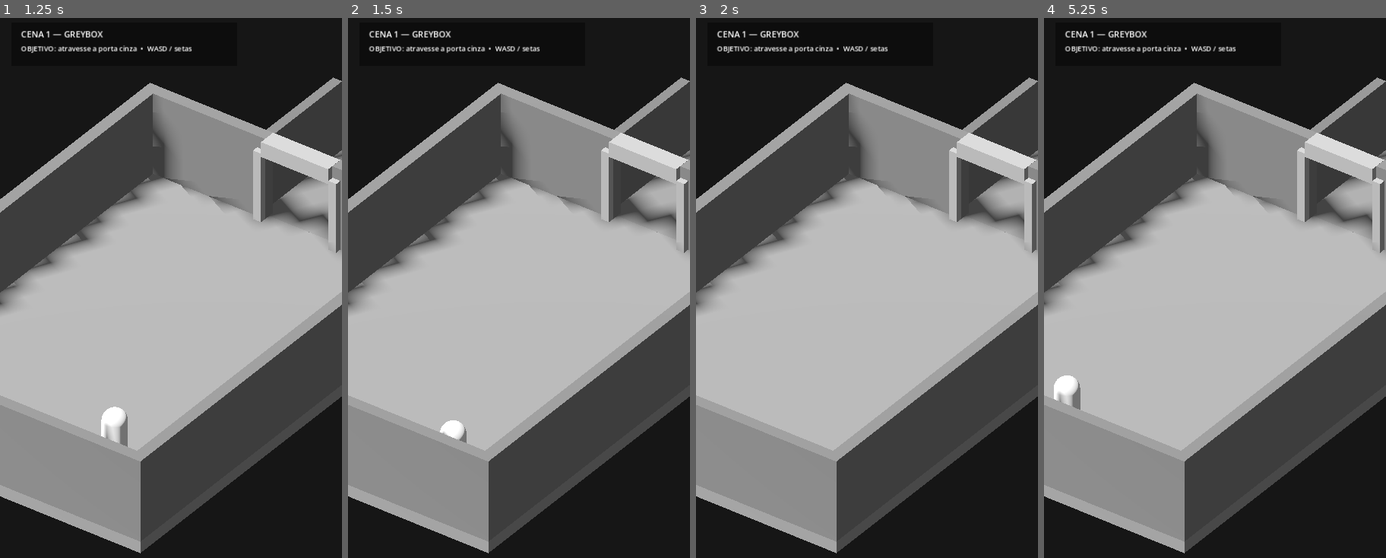
Above: before the commit, frames 1-4 (left to right).
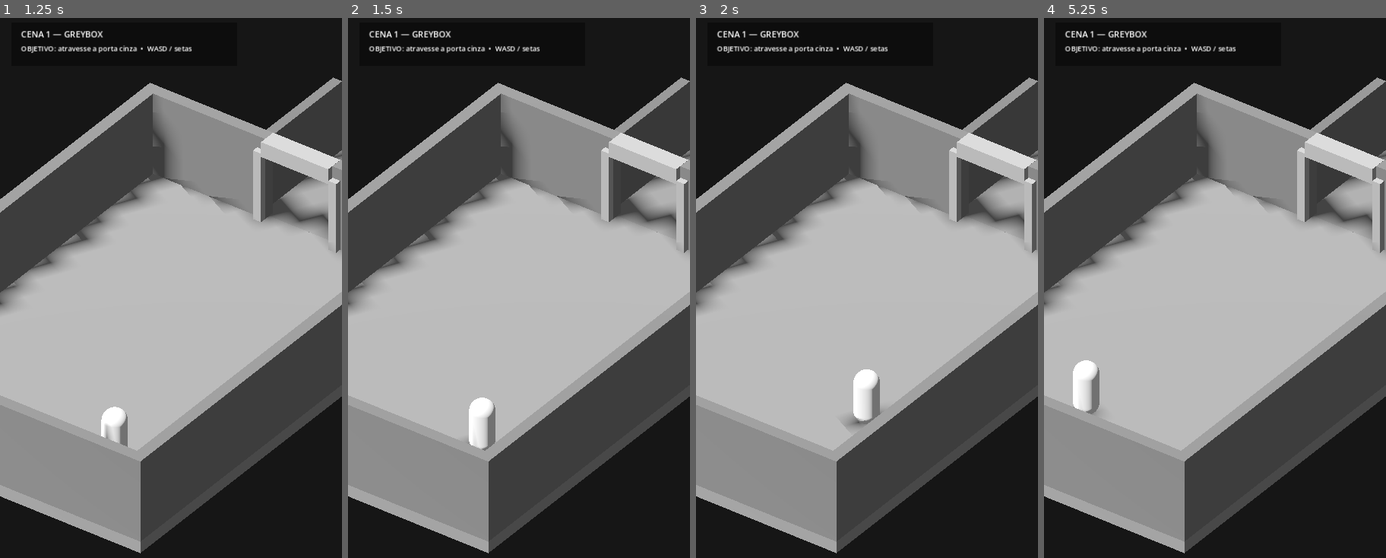
Above: after the commit, the same moments.

Repository: Surgaj/Protocol-Zero
Game: Godot game, scene res://scenes/vertical_slice/scene_01_greybox.tscn
Same seed, same stepped clock (60 frames per second), same inputs: the game is played once before the commit and once after it.
Inputs:
- Up to frame 1 (1.25 s): tap Enter at 0.5 s; hold D (move_right) from 0.53 s (still down)
- Up to frame 2 (1.5 s): release D (move_right) at 1.28 s; hold S (move_back) from 1.28 s (still down)
- Up to frame 3 (2 s): keep holding S (move_back)
- Up to frame 4 (5.25 s): release S (move_back) at 2.03 s; hold D (move_right) 2.03-2.78 s; tap Space at 2.75 s; hold W (move_forward) 2.78-3.53 s; tap Enter at 3.5 s; hold A (move_left) 3.53-5.03 s; hold S (move_back) from 5.03 s (still down)

Frame 1 is identical in both runs. In frame 2, 0.8% of the frame differs, in the area x 26-44%, y 70-81%; in frame 3, 0.7%; in frame 4, 0.8%, in the area x 2-17%, y 63-74%.

Commit message:
Use camera-relative movement actions

Diff:
--- a/godot/scripts/vertical_slice/player_capsule.gd
+++ b/godot/scripts/vertical_slice/player_capsule.gd
@@ -7,21 +7,20 @@
 @export var turn_speed: float = 10.0
 
 var gravity: float = ProjectSettings.get_setting("physics/3d/default_gravity")
+var movement_camera: Camera3D
+
+func set_movement_camera(camera: Camera3D) -> void:
+	movement_camera = camera
 
 func _physics_process(delta: float) -> void:
-	var input_vec := Vector2.ZERO
+	var input_vec := Input.get_vector(
+		"move_left",
+		"move_right",
+		"move_forward",
+		"move_back"
+	)
 
-	if Input.is_key_pressed(KEY_A) or Input.is_key_pressed(KEY_LEFT):
-		input_vec.x -= 1.0
-	if Input.is_key_pressed(KEY_D) or Input.is_key_pressed(KEY_RIGHT):
-		input_vec.x += 1.0
-	if Input.is_key_pressed(KEY_W) or Input.is_key_pressed(KEY_UP):
-		input_vec.y -= 1.0
-	if Input.is_key_pressed(KEY_S) or Input.is_key_pressed(KEY_DOWN):
-		input_vec.y += 1.0
-
-	input_vec = input_vec.normalized()
-	var direction := Vector3(input_vec.x, 0.0, input_vec.y)
+	var direction := _camera_relative(input_vec)
 
 	velocity.x = direction.x * move_speed
 	velocity.z = direction.z * move_speed
@@ -33,6 +32,29 @@
 
 	if direction.length_squared() > 0.01:
 		var target_yaw := atan2(direction.x, direction.z)
-		rotation.y = lerp_angle(rotation.y, target_yaw, min(1.0, turn_speed * delta))
+		rotation.y = lerp_angle(
+			rotation.y,
+			target_yaw,
+			min(1.0, turn_speed * delta)
+		)
 
 	move_and_slide()
+
+func _camera_relative(input_vec: Vector2) -> Vector3:
+	# Input.get_vector retorna Y negativo para move_forward.
+	# Por isso usamos -input_vec.y para caminhar na direção frontal da câmera.
+	if movement_camera == null:
+		return Vector3(input_vec.x, 0.0, -input_vec.y).normalized()
+
+	var cam_forward := -movement_camera.global_transform.basis.z
+	cam_forward.y = 0.0
+	cam_forward = cam_forward.normalized()
+
+	var cam_right := movement_camera.global_transform.basis.x
+	cam_right.y = 0.0
+	cam_right = cam_right.normalized()
+
+	return (
+		cam_right * input_vec.x
+		+ cam_forward * -input_vec.y
+	).normalized()
